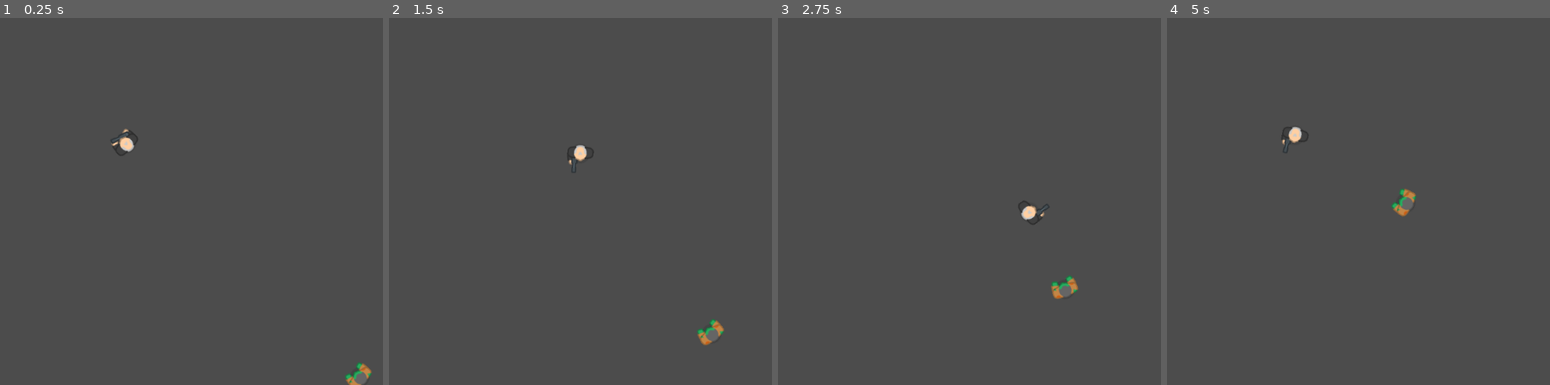
Above: before the commit, frames 1-4 (left to right).
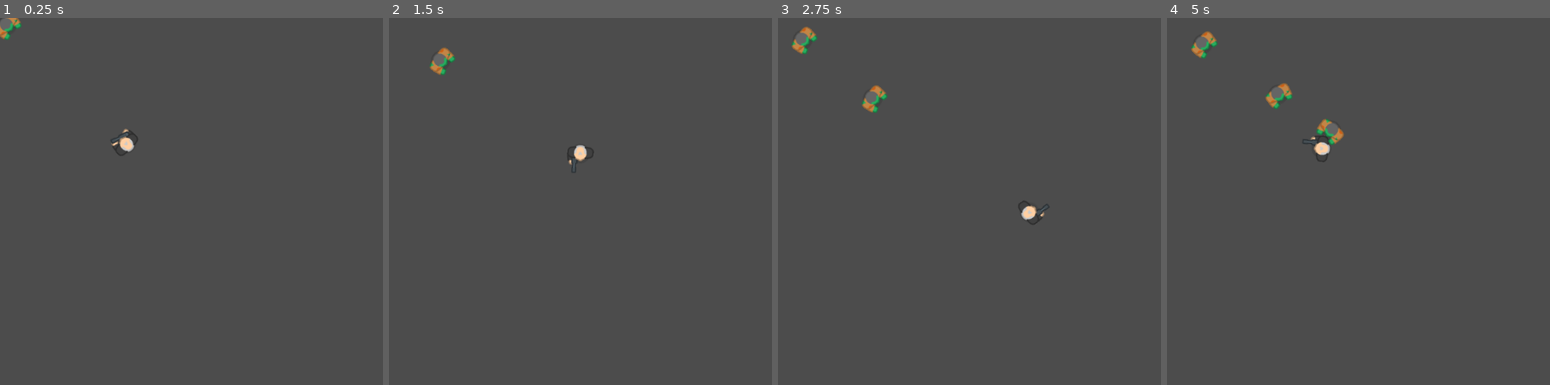
Above: after the commit, the same moments.

Repository: oscaralonsob/gdZombieSurvivors
Game: Godot game, scene res://game.tscn
The game is run twice, just before and just after one commit, with the same random seed, the same clock (stepped at 60 frames per second) and the same inputs.
Inputs (mouse positions are in pixels of both pictures, inside the frame that each line leads up to):
- Up to frame 1 (0.25 s): no input
- Up to frame 2 (1.5 s): move the mouse to (outside the picture) at 0.52 s; hold Right (ui_right) 0.53-1.28 s; move the mouse to (576, 219) at 1.27 s; hold Down (ui_down) from 1.28 s (still down)
- Up to frame 3 (2.75 s): move the mouse to (1153, 120) at 2.02 s; release Down (ui_down) at 2.03 s; hold Right (ui_right) from 2.03 s (still down)
- Up to frame 4 (5 s): move the mouse to (1450, 274) at 2.77 s; release Right (ui_right) at 2.78 s; hold Up (ui_up) 2.78-3.53 s; move the mouse to (outside the picture) at 3.52 s; hold Left (ui_left) from 3.53 s (still down); move the mouse to (1293, 146) at 4.27 s

The runs differ from the first frame. In frame 1, 0.5% of the frame differs, in the area x 0-98%, y 0-100%; in frame 2, 0.6%; in frame 3, 0.8%; in frame 4, 1.5%, in the area x 6-66%, y 3-55%.

Commit message:
feat: spawner first approach

Diff:
--- a/godot/game.tscn
+++ b/godot/game.tscn
@@ -1,11 +1,11 @@
 [gd_scene load_steps=3 format=2]
 
+[ext_resource path="res://zombie/scene/ZombieSpawner.tscn" type="PackedScene" id=1]
 [ext_resource path="res://player/scene/Player.tscn" type="PackedScene" id=2]
-[ext_resource path="res://zombie/scene/Zombie.tscn" type="PackedScene" id=3]
 
 [node name="Scene" type="Node2D"]
 
 [node name="Player" parent="." instance=ExtResource( 2 )]
 
-[node name="Zombie" parent="." instance=ExtResource( 3 )]
-position = Vector2( 600, 600 )
+[node name="ZombieSpawner" parent="." instance=ExtResource( 1 )]
+position = Vector2( 300, 300 )
--- a/godot/player/script/Player.gd
+++ b/godot/player/script/Player.gd
@@ -12,7 +12,6 @@
 onready var _animated_sprite: AnimatedSprite = $AnimatedSprite
 
 
-# TODO: add cd damage like 0.1s
 var _current_health: int = HEALTH
 var _inmunity_cd: CDHelper = CDHelper.new(0.5)
 
--- a/godot/zombie/scene/Zombie.tscn
+++ b/godot/zombie/scene/Zombie.tscn
@@ -20,7 +20,6 @@
 [sub_resource type="CapsuleShape2D" id=2]
 
 [node name="Zombie" type="KinematicBody2D"]
-position = Vector2( 400, 400 )
 script = ExtResource( 3 )
 
 [node name="AnimatedSprite" type="AnimatedSprite" parent="."]
--- /dev/null
+++ b/godot/zombie/scene/ZombieSpawner.tscn
@@ -0,0 +1,8 @@
+[gd_scene load_steps=3 format=2]
+
+[ext_resource path="res://zombie/script/ZombieSpawner.gd" type="Script" id=1]
+[ext_resource path="res://zombie/scene/Zombie.tscn" type="PackedScene" id=2]
+
+[node name="ZombieSpawner" type="Node2D"]
+script = ExtResource( 1 )
+zombie_scene = ExtResource( 2 )
--- a/godot/zombie/script/Zombie.gd
+++ b/godot/zombie/script/Zombie.gd
@@ -41,7 +41,6 @@
 		collision.collider.recieve_zombie_damage(DMG)
 
 
-
 func recieve_projectile_damage(damage: int) -> void:
 	_current_health -= damage
 
--- /dev/null
+++ b/godot/zombie/script/ZombieSpawner.gd
@@ -0,0 +1,14 @@
+extends Node2D
+
+
+export(PackedScene) var zombie_scene
+
+var _spawner_cd: CDHelper = CDHelper.new(2)
+
+func _process(delta)-> void:
+	_spawner_cd.update(delta)
+
+	if !_spawner_cd.is_in_cd():
+		var zombie: KinematicBody2D = zombie_scene.instance()
+		get_parent().add_child(zombie)
+		_spawner_cd.put_on_cd()
